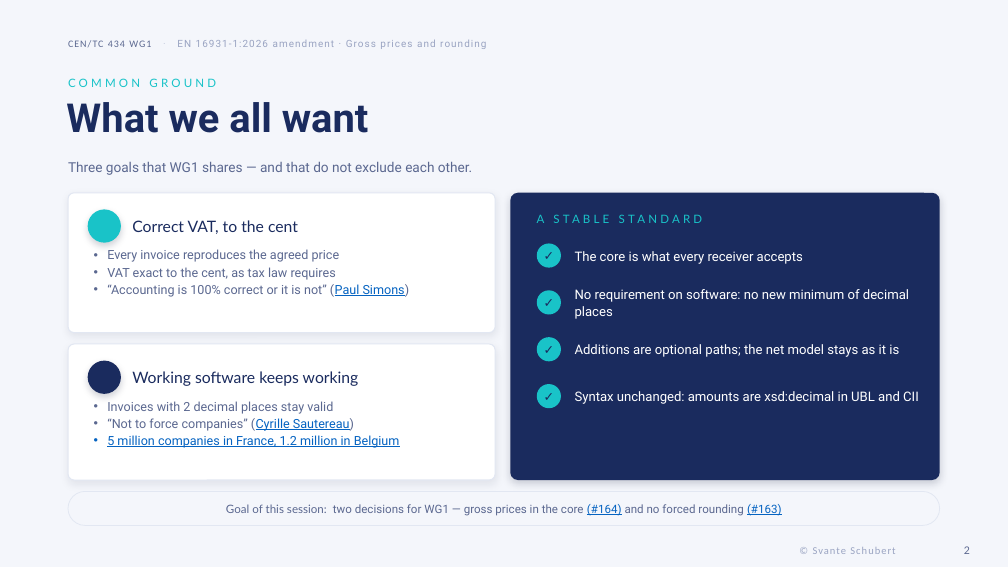
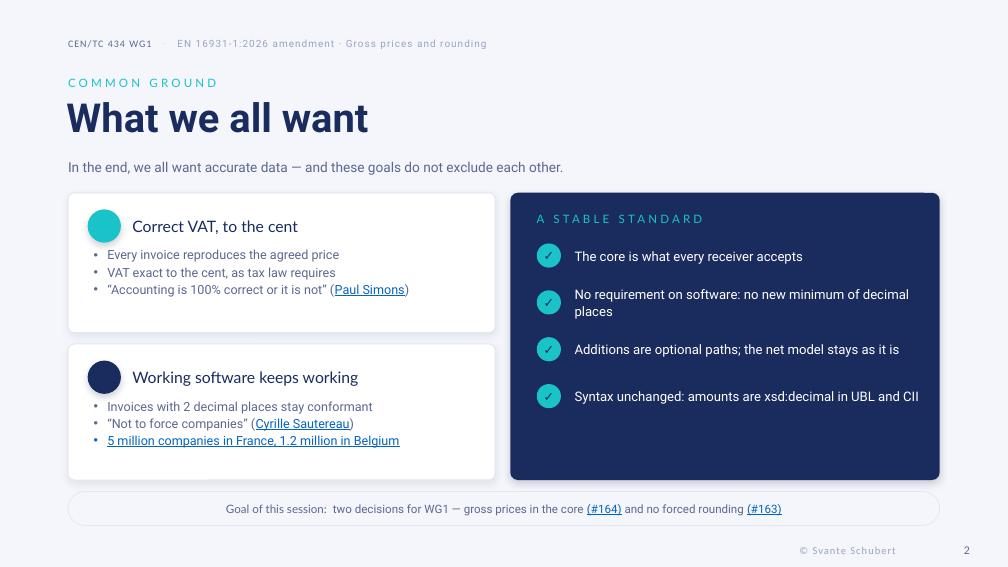
Before and after one commit to svanteschubert/testy, a slide deck: slide 2 of docs/CEN-TC434-WG1_2026_SvanteSchubert_Gross-Prices_EN.pptx. Drawn at 1008x567 pixels with LibreOffice and Linux fonts; fonts in the diff are those of the drawing; background and template pictures are left out. Boxes give left, top, right and bottom in pixels: in the first picture for what was removed or moved away, otherwise in the second. Text is boxed around its words. In the diff, an @@ line names an element or a change of style, - is before the commit and + after.

```diff
--- a/docs/CEN-TC434-WG1_2026_SvanteSchubert_Gross-Prices_EN.pptx
+++ b/docs/CEN-TC434-WG1_2026_SvanteSchubert_Gross-Prices_EN.pptx
@@ text at bbox=[68, 162, 563, 175]: text changed @@
-Three goals that WG1 shares — and that do not exclude each other.
+In the end, we all want accurate data — and these goals do not exclude each other.
@@ text at bbox=[107, 401, 372, 414]: text changed @@
-• Invoices with 2 decimal places stay valid
+• Invoices with 2 decimal places stay conformant
```
Also in this commit, not shown: 8 other slides changed, 1 slide added, 1 other file.
